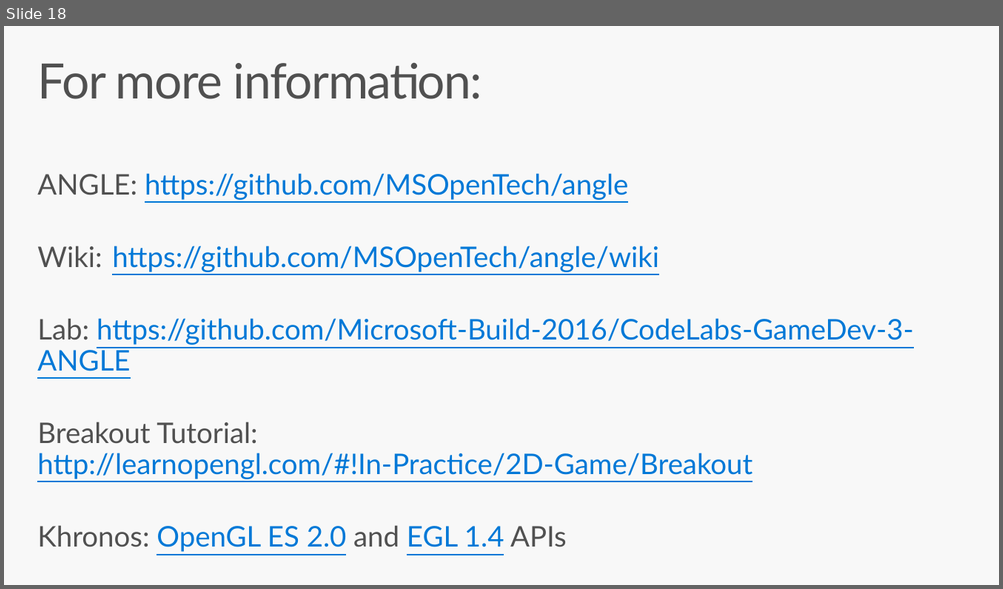
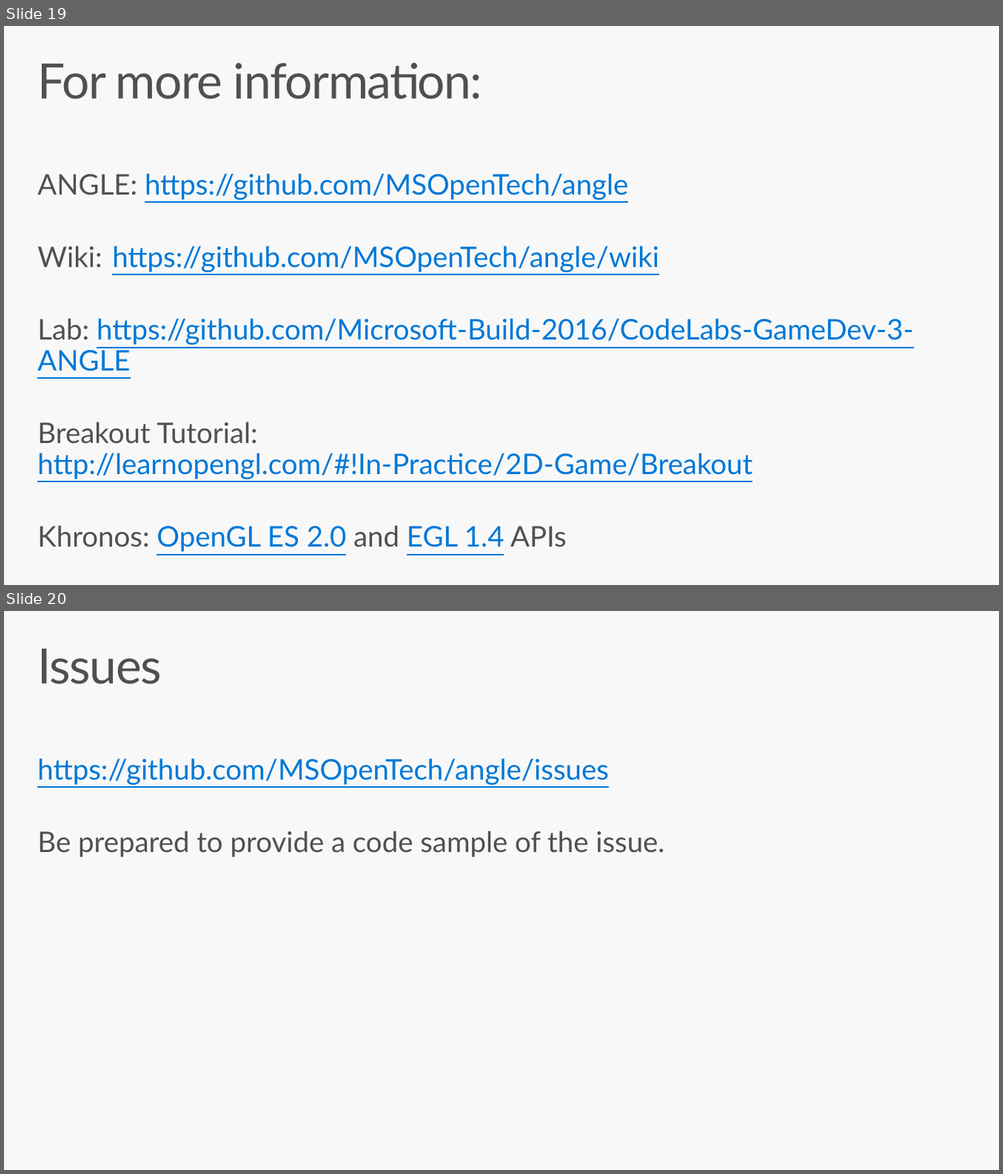
Before and after one commit to Microsoft-Build-2016/CodeLabs-GameDev-3-ANGLE, a slide deck: Presentation.pptx. Shown one above the other, each under a label of ours: slide 18 before the commit, slides 19 and 20 after it. The pictures are 1003x589 and 1003x1174 pixels, drawn with LibreOffice and Linux fonts; fonts in the diff are those of the drawing. Boxes give left, top, right and bottom in pixels: in the first picture for what was removed or moved away, otherwise in the second. Text is boxed around its words. In the diff, an @@ line names an element or a change of style, - is before the commit and + after.

```diff
--- a/Presentation.pptx
+++ b/Presentation.pptx
@@ slide 20 added at [4,611,999,1170], background #F8F8F8 @@
@@ title added at [37,649,161,684], 48 pt, text #505050 @@
+Issues
@@ text added at [37,758,664,857], 28 pt, text #0078D7, underline @@
+https://github.com/MSOpenTech/angle/issues
+Be prepared to provide a code sample of the issue.
@@ what was slide 18 is now slide 19 @@
```
Also in this commit, not shown: 1 other slide added.
